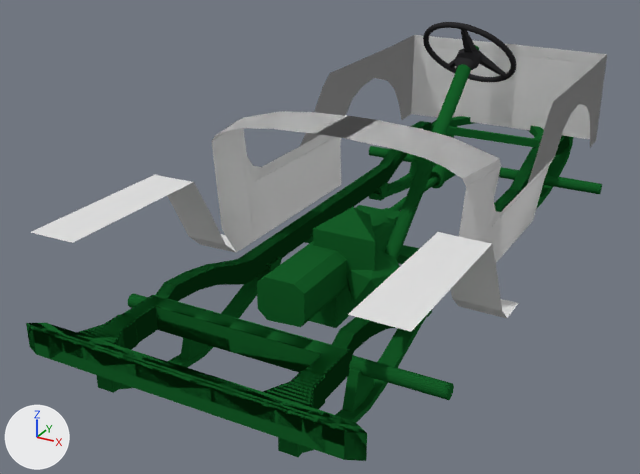
One commit to the Blender file Models/Vehicles/Land/Willys/Willys.blend: the scene before it, then after it.
The view is the same before and after, from a camera (50 mm lens) standing at (9.1, -25.1, 7.5) and looking at (-1.3, -6.3, -2.0). Lighting does not change. The marker at lower left points along +X, +Y and +Z.

The older version as bpy lines, for what is in view:
```python
me_cylinder_006 = bpy.data.meshes.new('Cylinder.006')
me_cylinder_006.from_pydata(...)  # 3264 vertices, 2996 faces; spans x -9.8..9.9, y -2.7..12.2, z -12.1..8.2
me_cylinder_006.materials.append(mat_framecolor)  # dark green #175f29
me_plane = bpy.data.meshes.new('Plane')
me_plane.from_pydata(...)  # 222 vertices, 150 faces; spans x -10.9..8.9, y -8.1..16.8, z -3.7..0.0
me_sphere_004 = bpy.data.meshes.new('Sphere.004')
me_sphere_004.from_pydata(...)  # 696 vertices, 669 faces; spans x -1.13..1.3, y -1.14..1.29, z -0.52..0.21
me_sphere_004.materials.append(mat_steeringwheelcolor)  # black #302f31
ob_frame = bpy.data.objects.new('Frame', me_cylinder_006)
ob_frame.parent = ob_jeepwillys
ob_frame.matrix_parent_inverse = Matrix(((1.0, 0.0, 0.0, -0.673), (0.0, 1.0, 0.0, 5.537), (0.0, 0.0, 1.0, 0.0333), (0.0, 0.0, 0.0, 1.0)))
ob_frame.location = (0.318, -6.267, -2.021)
ob_frame.rotation_euler = (1.585, 0.0, 0.0)  # degrees (91, 0, 0)
ob_frame.scale = (0.401, 0.41, 1.0)
ob_plane = bpy.data.objects.new('Plane', me_plane)
ob_plane.location = (0.273, -7.89, 1.679)
ob_plane.scale = (-0.38, 0.7, 1.0)
_m = ob_plane.modifiers.new('Mirror', 'MIRROR')
ob_steeringwheel = bpy.data.objects.new('SteeringWheel', me_sphere_004)
ob_steeringwheel.parent = ob_jeepwillys
ob_steeringwheel.matrix_parent_inverse = Matrix(((1.0, 0.0, 0.0, -0.673), (0.0, 1.0, 0.0, 5.537), (0.0, 0.0, 1.0, 0.0333), (0.0, 0.0, 0.0, 1.0)))
ob_steeringwheel.location = (1.633, -4.051, 2.824)
ob_steeringwheel.rotation_euler = (-0.726, 0.0, 0.0)  # degrees (-42, 0, 0)
```
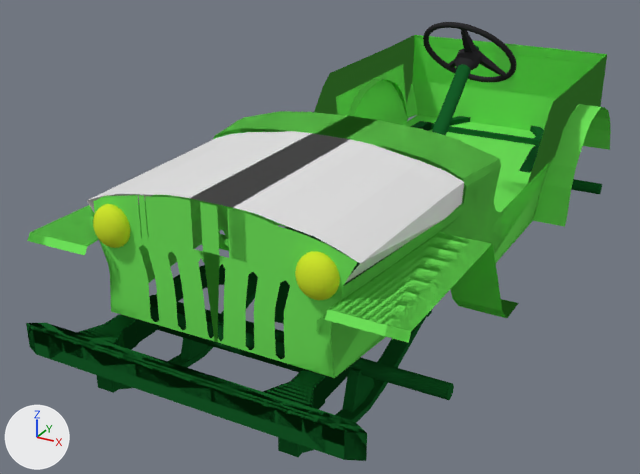
The change in detail:
Material 'bodyPaint' (mat_bodypaint) is new.
Its base color is (0.167, 0.8, 0.109) (green #72e75d).
Material 'frontLight.001' (mat_frontlight_001) is new.
Its base color is (0.636, 0.8, 0.0289) (yellow #d1e72f).
Material 'frontLight' (mat_frontlight) is new.
Its base color is (0.636, 0.8, 0.0289) (yellow #d1e72f).
me_plane is used by ob_plane; location (0.273, -7.89, 1.679); scale (-0.38, 0.7, 1.0).
me_plane had 222 vertices, 150 faces and spanned x -10.9..8.9, y -8.1..16.8, z -3.7..0.0.
me_plane now has 1350 vertices, 896 faces and spans x -10.9..10.9, y -8.3..16.8, z -3.7..0.0.
me_plane part 1: the loose piece of 103 vertices spanning x -1.1..8.9, y -1.0..16.8, z -3.7..0.0 is copied, and the copy is mirrored in x about the mesh origin, in mat_bodypaint (green #72e75d); it spans x -8.9..1.1, y -1.0..16.8, z -3.7..0.0.
me_plane part 2: the loose piece of 103 vertices spanning x -1.1..8.9, y -1.0..16.8, z -3.7..0.0 is copied, and the copy is mirrored in x about the mesh origin, in mat_bodypaint (green #72e75d); it spans x -8.9..1.1, y -1.0..16.8, z -3.7..0.0.
me_plane part 3: a new loose piece of 478 vertices spanning x -10.9..10.9, y -8.3..16.8, z -3.7..0.0, in mat_bodypaint (green #72e75d).
me_plane part 4: a new loose piece of 113 vertices spanning x -1.1..8.9, y -1.0..16.8, z -3.7..0.0, in mat_bodypaint (green #72e75d).
me_plane part 5: 1 vertex moved from x -7.9, y -8.1, z -1.3 to x -6.9, y -8.1, z -1.3; 331 vertices added at x -10.9..10.9, y -8.3..16.8, z -3.7..0.0.
me_plane part 6: 143 faces spanning x -10.9..8.9, y -8.1..16.8, z -3.7..0.0 switch from no material to mat_bodypaint (green #72e75d).
Mesh me_sphere_001 is new.
It is a UV sphere (32 segments, 16 rings, poles along z) spanning x -1.0..1.0, y -1.0..1.0, z -1.0..1.0.
It uses material mat_frontlight_001 (yellow #d1e72f).
Mesh me_sphere is new.
It is a UV sphere (32 segments, 16 rings, poles along z) spanning x -1.0..1.0, y -1.0..1.0, z -1.0..1.0.
It uses material mat_frontlight (yellow #d1e72f).
Mesh me_plane_001 is new.
It has 48 vertices, 28 faces and spans x -6.61..6.61, y -8.85..1.0, z -1.02..0.0.
Object 'Plane' (ob_plane) loses its MIRROR modifier named 'Mirror'.
Object 'leftLigh' (ob_leftligh) is new; it shows me_sphere_001.
Its parent is ob_plane.
Its matrix parent inverse is Matrix(((-2.632, 0.0, 0.0, 0.718), (0.0, 1.429, 0.0, 11.27), (0.0, 0.0, 1.0, -1.679), (0.0, 0.0, 0.0, 1.0))).
Its location is (2.526, -13.21, 0.794).
Its scale is (0.41, 0.3, 0.44).
Object 'rightLight' (ob_rightlight) is new; it shows me_sphere.
Its parent is ob_plane.
Its matrix parent inverse is Matrix(((-2.632, 0.0, 0.0, 0.718), (0.0, 1.429, 0.0, 11.27), (0.0, 0.0, 1.0, -1.679), (0.0, 0.0, 0.0, 1.0))).
Its location is (-1.992, -13.21, 0.794).
Its scale is (0.41, 0.3, 0.44).
Object 'Hood' (ob_hood) is new; it shows me_plane_001.
Its parent is ob_plane.
Its matrix parent inverse is Matrix(((-2.632, 0.0, 0.0, 0.718), (0.0, 1.429, 0.0, 11.27), (0.0, 0.0, 1.0, -1.679), (0.0, 0.0, 0.0, 1.0))).
Its location is (0.323, -9.092, 1.69).
Its scale is (0.47, 0.46, 1.0).

What differs and where, as boxes [x1, y1, x2, y2] in the pictures (640 x 474 px):
'Plane', reshaped, modifiers changed (16% taller): before [31, 35, 607, 331]; after [27, 35, 611, 378]
'Hood', added: after [87, 131, 464, 283]
'leftLigh', added (green): after [295, 251, 340, 300]
'rightLight', added (green): after [93, 204, 130, 248]
part 1 of me_plane, added (green): after [346, 44, 607, 220]
part 2 of me_plane, added (green): after [463, 105, 601, 261]
part 3 of me_plane, added (green): after [27, 54, 606, 378]
part 4 of me_plane, added (green): after [213, 44, 505, 238]
part 5 of me_plane, built on: before [47, 178, 472, 325]; after [82, 35, 611, 378]
part 6 of me_plane, recoloured (grey to green): before [31, 35, 607, 331]; after [328, 118, 373, 132]
